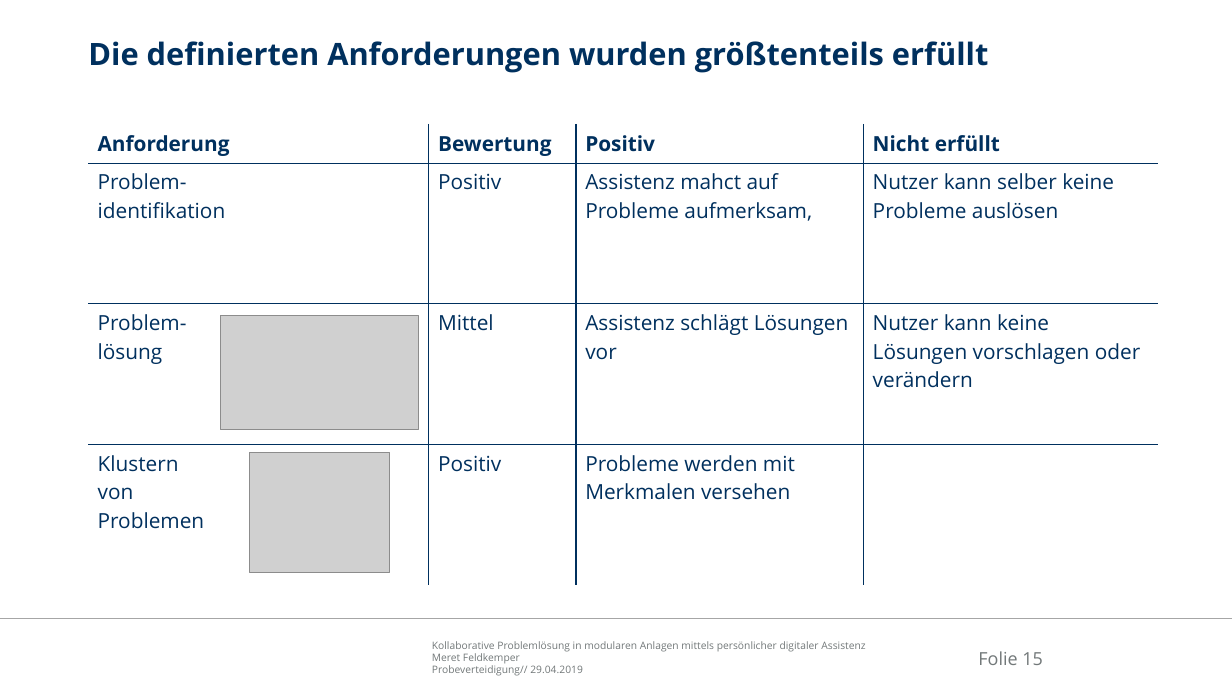
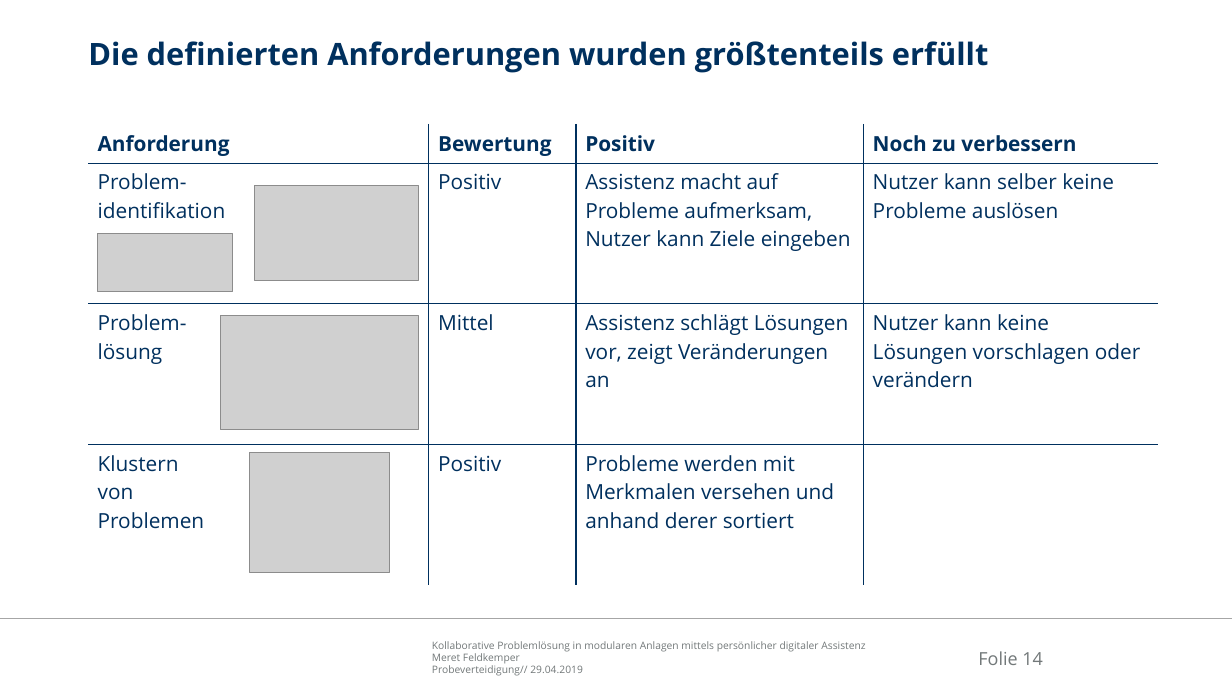
Before and after one commit to Ral3007/Diplomarbeit, a slide deck: slide 14 of Dokumente/Präsentationen/2019-04-29_DA_Feldkemper_Probeverteidigung.pptx (slide 15 before the commit). Drawn at 1232x693 pixels with LibreOffice and Linux fonts; fonts in the diff are those of the drawing; grey boxes stand for pictures; background and template pictures are left out. Boxes give left, top, right and bottom in pixels: in the first picture for what was removed or moved away, otherwise in the second. Text is boxed around its words. In the diff, an @@ line names an element or a change of style, - is before the commit and + after.

```diff
--- a/Dokumente/Präsentationen/2019-04-29_DA_Feldkemper_Probeverteidigung.pptx
+++ b/Dokumente/Präsentationen/2019-04-29_DA_Feldkemper_Probeverteidigung.pptx
@@ table at (89,125,1158,586) @@
-row 1, column 4: Nicht erfüllt
+row 1, column 4: Noch zu verbessern
-row 2, column 3: Assistenz mahct auf Probleme aufmerksam,
+row 2, column 3: Assistenz macht auf Probleme aufmerksam, Nutzer kann Ziele eingeben
-row 3, column 3: Assistenz schlägt Lösungen vor
+row 3, column 3: Assistenz schlägt Lösungen vor, zeigt Veränderungen an
-row 4, column 3: Probleme werden mit Merkmalen versehen
+row 4, column 3: Probleme werden mit Merkmalen versehen und anhand derer sortiert
@@ picture added at (255,186,419,281) @@
@@ picture added at (98,234,233,292) @@
@@ page number at (978,651,1043,665): text changed @@
-Folie 15
+Folie 14
```
Also in this commit, not shown: 8 other slides changed, 2 slides added, 3 slides removed, 1 other file.
